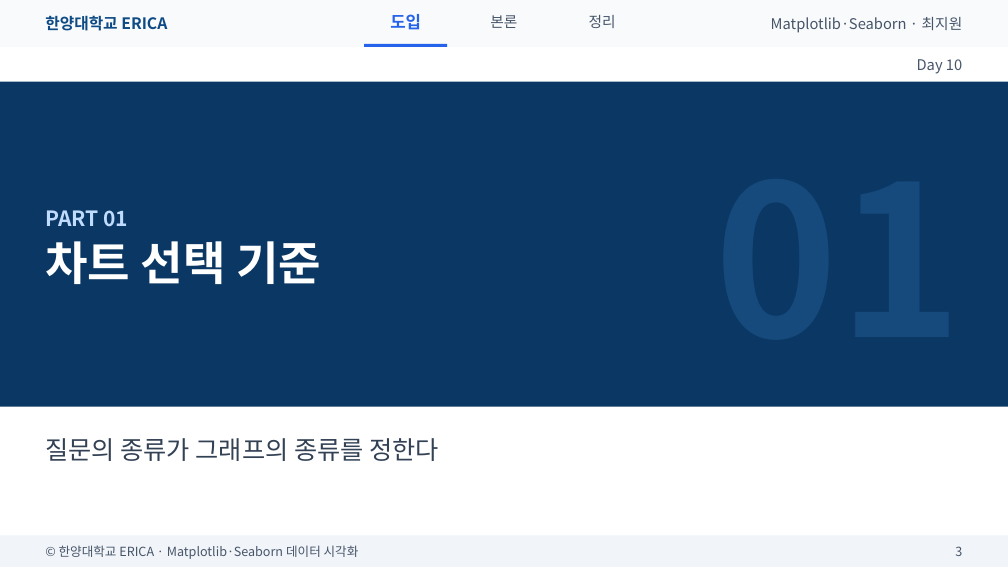
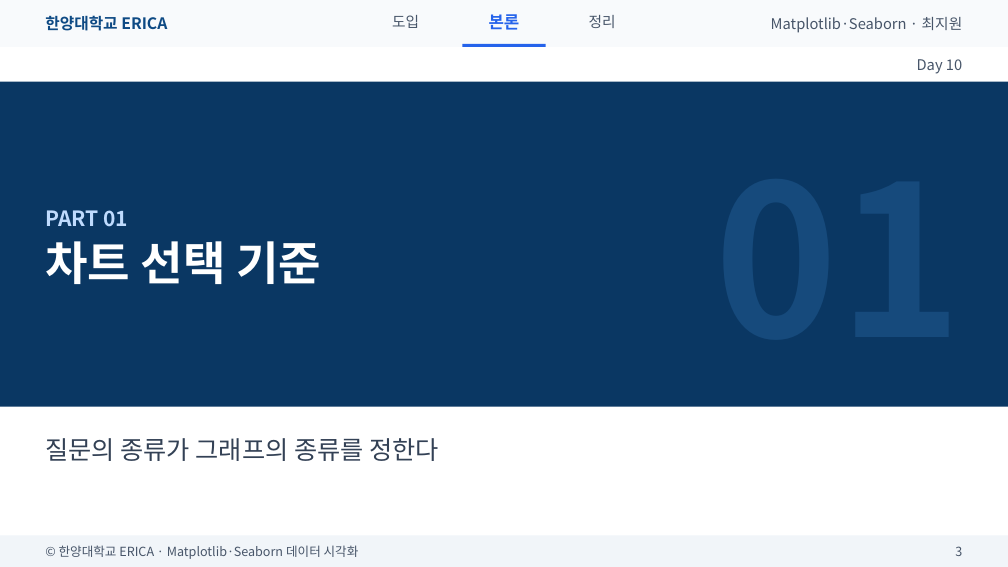
Before and after one commit to wonguwon/generate_lesson, a slide deck: slide 3 of materials/matplotlib-seaborn/ppt/Day10/Day10_미니프로젝트.pptx. Drawn at 1008x567 pixels with LibreOffice and Linux fonts; fonts in the diff are those of the drawing. Boxes give left, top, right and bottom in pixels: in the first picture for what was removed or moved away, otherwise in the second. Text is boxed around its words. In the diff, an @@ line names an element or a change of style, - is before the commit and + after.

```diff
--- a/materials/matplotlib-seaborn/ppt/Day10/Day10_미니프로젝트.pptx
+++ b/materials/matplotlib-seaborn/ppt/Day10/Day10_미니프로젝트.pptx
@@ text "도입" at (392, 15, 419, 28): size 16 to 14 pt, text colour #2563EB to #475569, bold off @@
@@ text "본론" at (489, 14, 520, 30): size 14 to 16 pt, text colour #475569 to #2563EB, bold on @@
@@ rectangle: place and size @@
-rectangle at (364, 44, 448, 47)
+rectangle at (463, 44, 546, 47)
```
Also in this commit, not shown: 13 other slides changed, 1 slide added, 4 slides removed, 3 other files.
